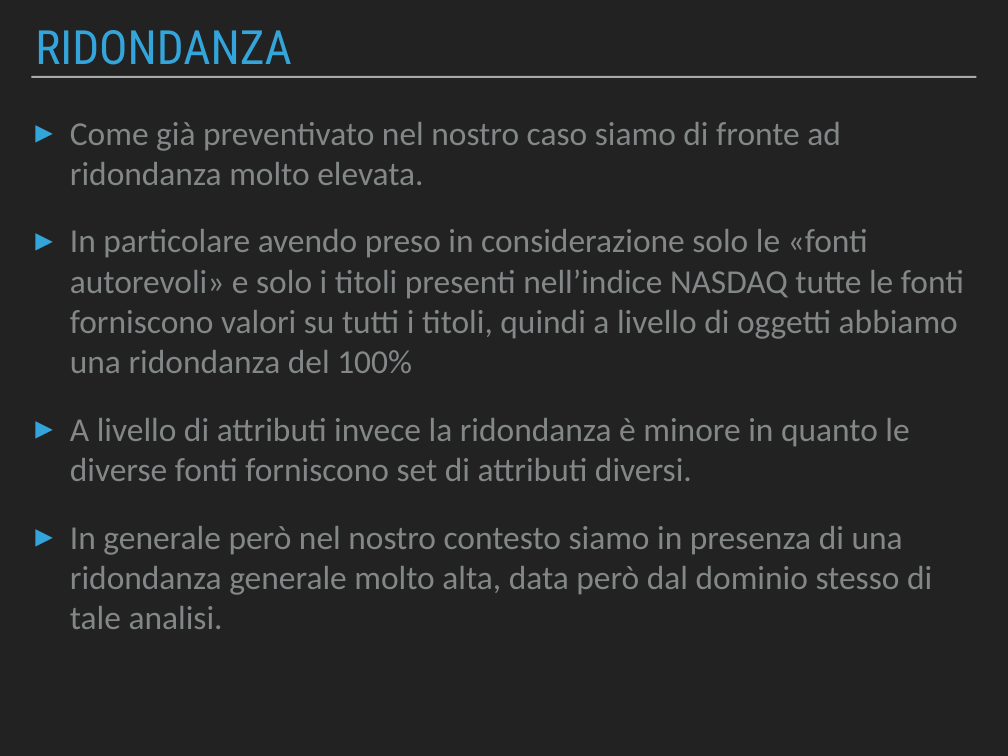
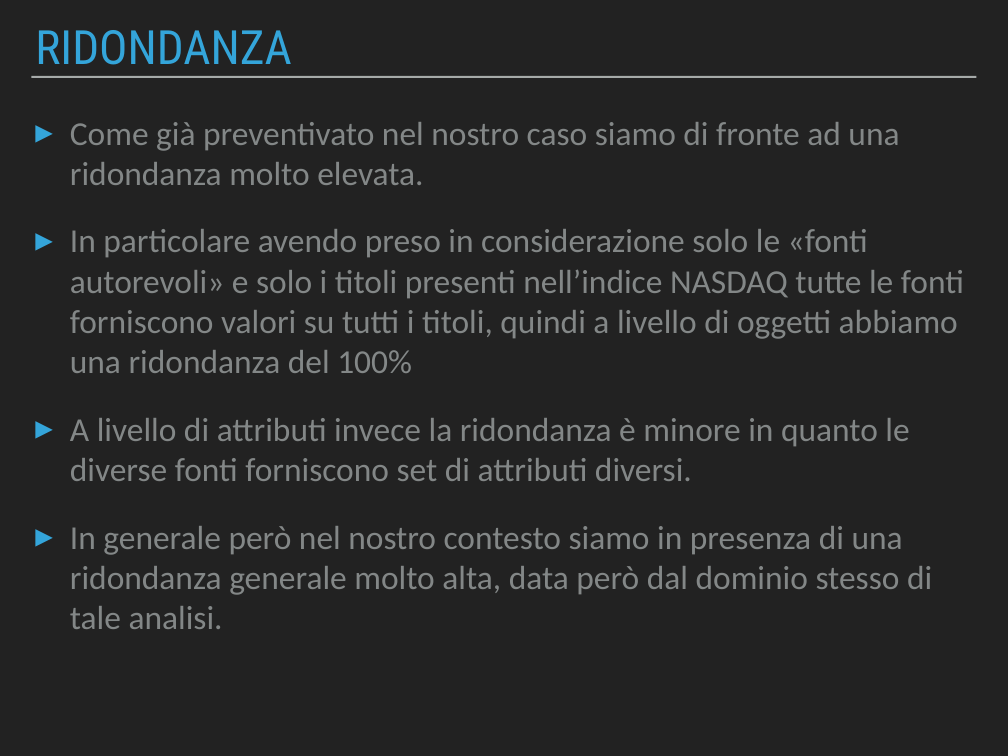
Before and after one commit to Beltra97/Unimib_ArchitettureDati, a slide deck: slide 10 of PresentazionePowerPoint.pptx. Drawn at 1008x756 pixels with LibreOffice and Linux fonts; fonts in the diff are those of the drawing. Boxes give left, top, right and bottom in pixels: in the first picture for what was removed or moved away, otherwise in the second. Text is boxed around its words. In the diff, an @@ line names an element or a change of style, - is before the commit and + after.

```diff
--- a/PresentazionePowerPoint.pptx
+++ b/PresentazionePowerPoint.pptx
@@ text at (70,122,899,185): text changed @@
-▸ Come già preventivato nel nostro caso siamo di fronte ad ridondanza molto elevata.
+▸ Come già preventivato nel nostro caso siamo di fronte ad una ridondanza molto elevata.
```
Also in this commit, not shown: 5 other slides changed, 1 other file.
